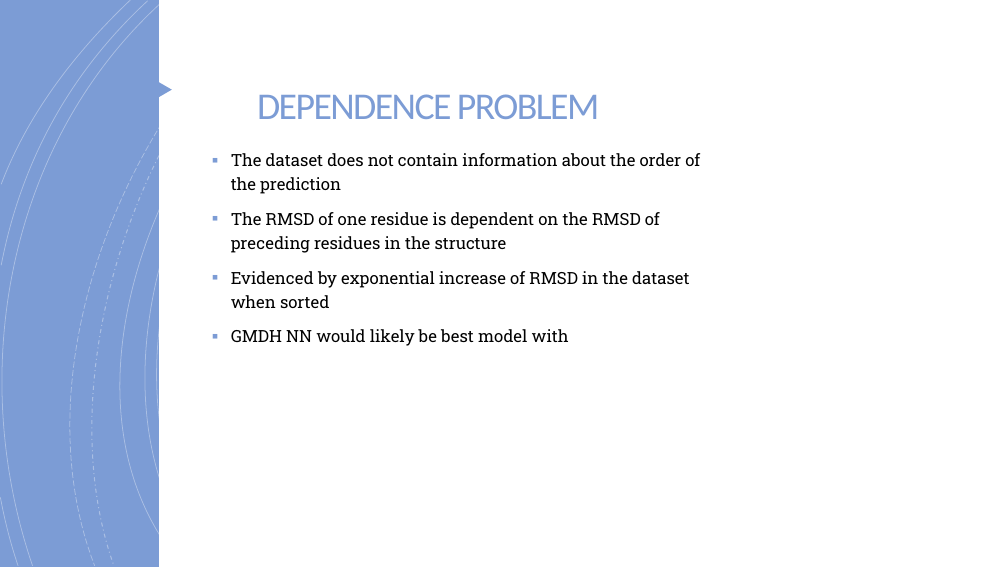
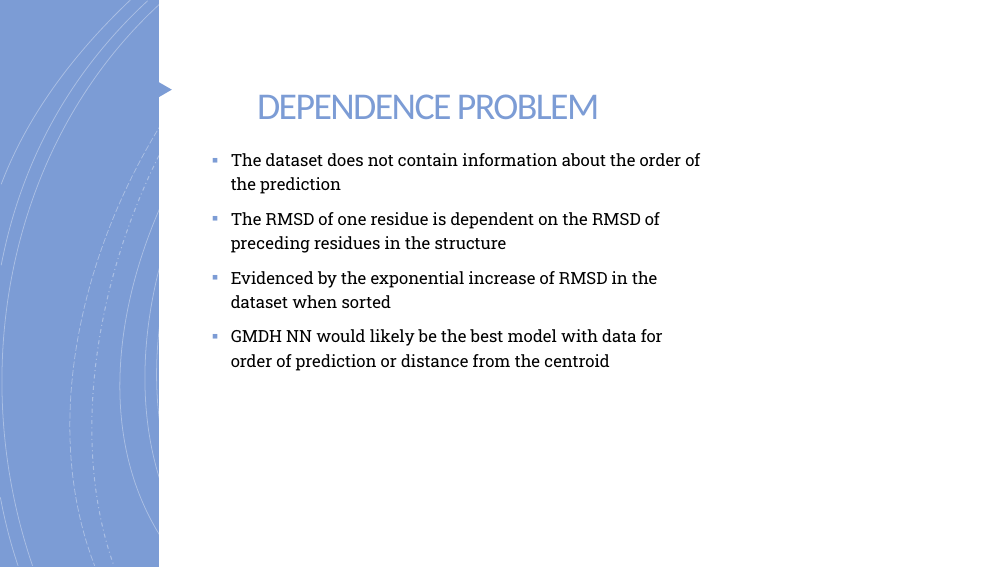
Before and after one commit to evandomingos/CASP-Protein-Prediction, a slide deck: slide 21 of Domingos Protein Prediction Presentation.pptx. Drawn at 1008x567 pixels with LibreOffice and Linux fonts; fonts in the diff are those of the drawing. Boxes give left, top, right and bottom in pixels: in the first picture for what was removed or moved away, otherwise in the second. Text is boxed around its words. In the diff, an @@ line names an element or a change of style, - is before the commit and + after.

```diff
--- a/Domingos Protein Prediction Presentation.pptx
+++ b/Domingos Protein Prediction Presentation.pptx
@@ text at box(231, 271, 663, 371): text changed @@
-▪ Evidenced by exponential increase of RMSD in the dataset when sorted
-▪ GMDH NN would likely be best model with
+▪ Evidenced by the exponential increase of RMSD in the dataset when sorted
+▪ GMDH NN would likely be the best model with data for order of prediction or distance from the centroid
```
Also in this commit, not shown: 4 other slides changed, 4 slides added, 3 slides removed.
